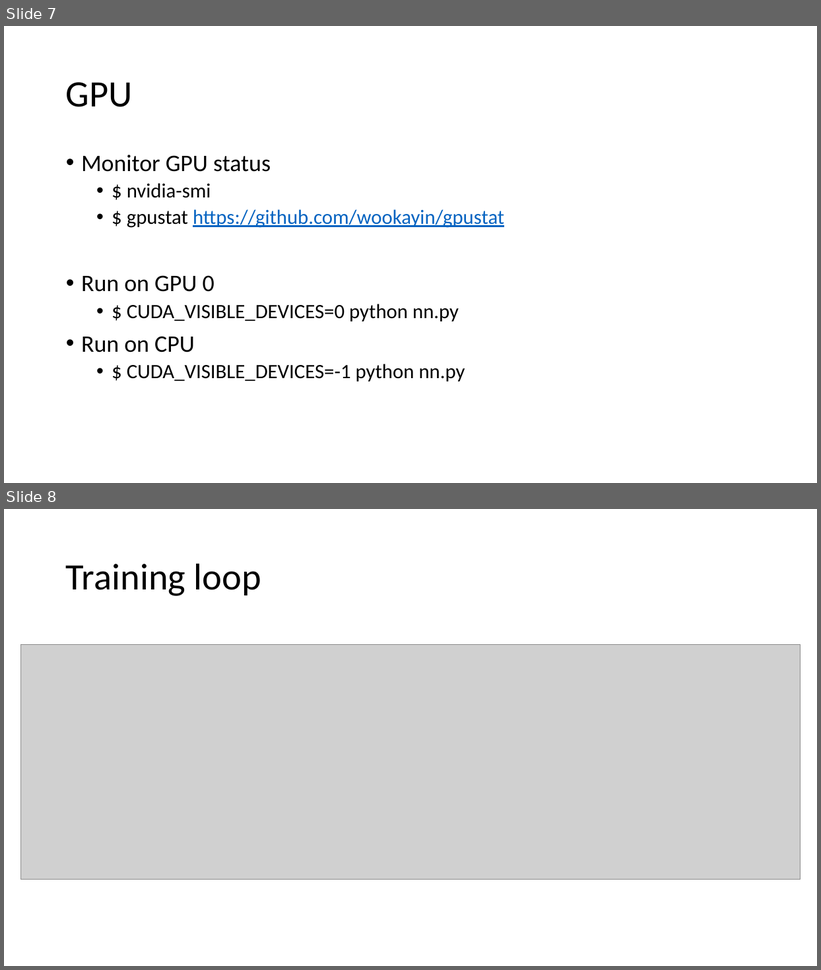
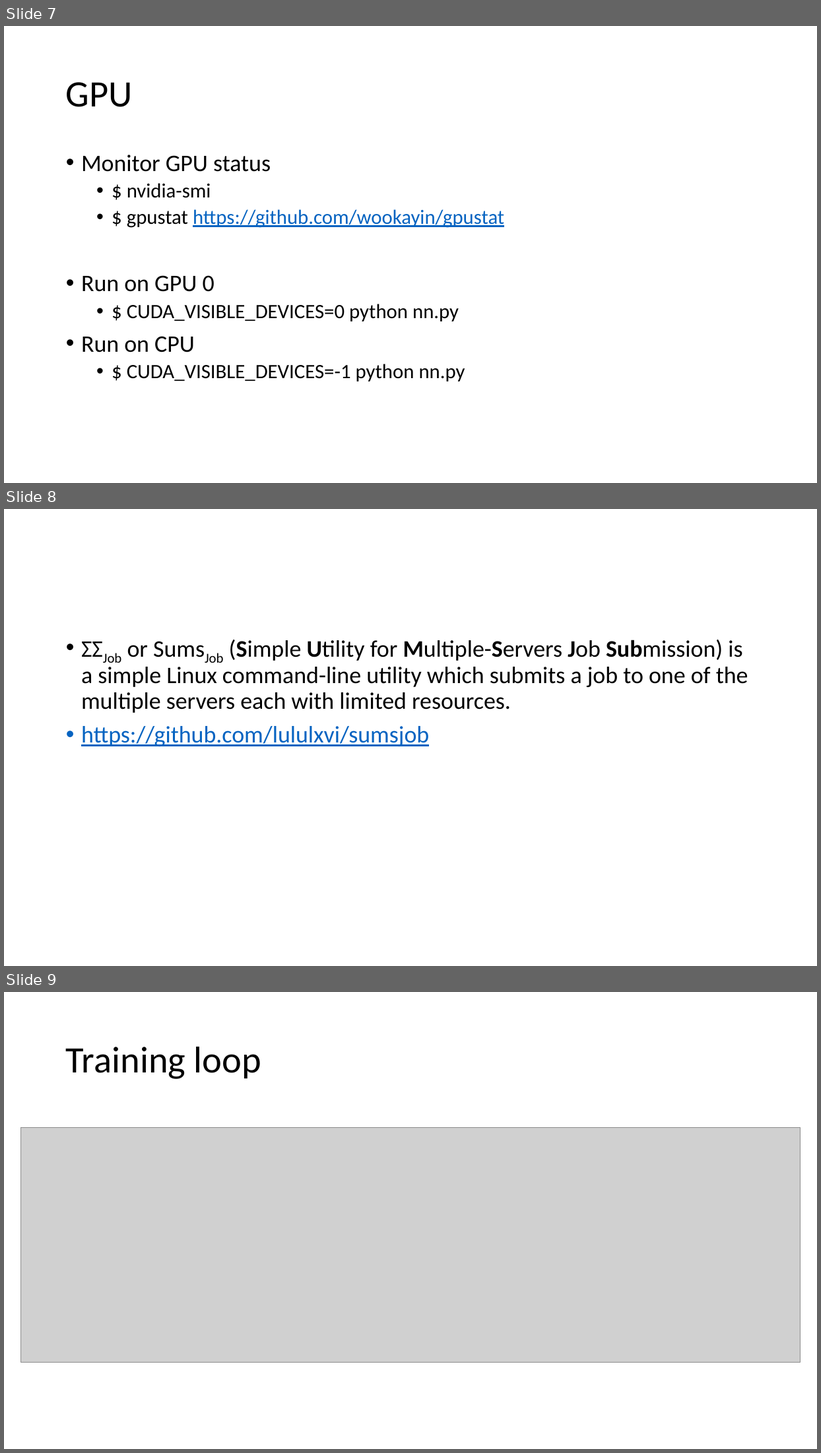
Before and after one commit to lululxvi/tutorials, a slide deck: 20211208_deep_learning_handson/deep_learning_handson.pptx. Shown one above the other, each under a label of ours: slides 7 and 8 before the commit, slides 7, 8 and 9 after it. The pictures are 821x970 and 821x1453 pixels, drawn with LibreOffice and Linux fonts; fonts in the diff are those of the drawing; grey boxes stand for pictures. Boxes give left, top, right and bottom in pixels: in the first picture for what was removed or moved away, otherwise in the second. Text is boxed around its words. In the diff, an @@ line names an element or a change of style, - is before the commit and + after.

```diff
--- a/20211208_deep_learning_handson/deep_learning_handson.pptx
+++ b/20211208_deep_learning_handson/deep_learning_handson.pptx
@@ slide 8 added at <box>4,509,817,966</box>, background #FFFFFF @@
@@ text added at <box>81,640,748,747</box>, 28 pt, text #000000 @@
+• ΣΣJob or SumsJob (Simple Utility for Multiple-Servers Job Submission) is a simple Linux command-line utility which submits a job to one of the multiple servers each with limited resources.
+• https://github.com/lululxvi/sumsjob
@@ what was slide 8 is now slide 9 @@
```
Also in this commit, not shown: 1 other file.
